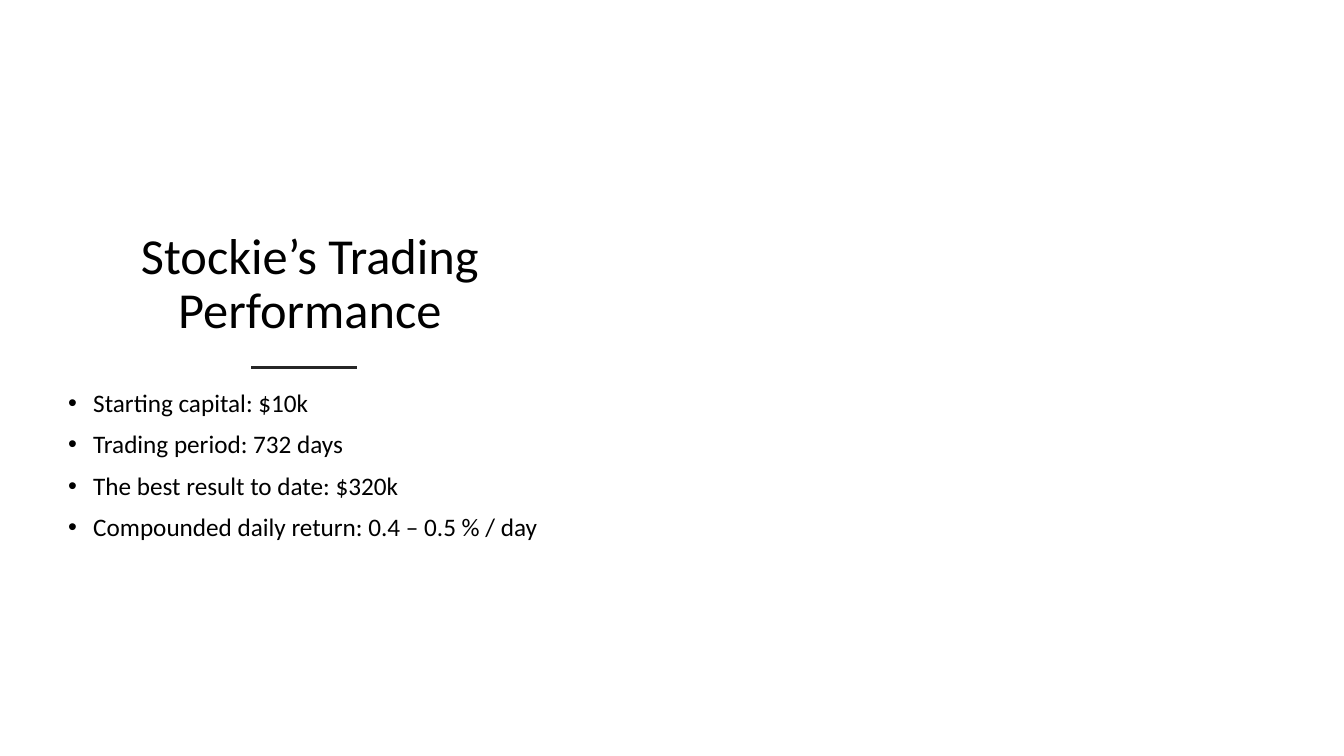
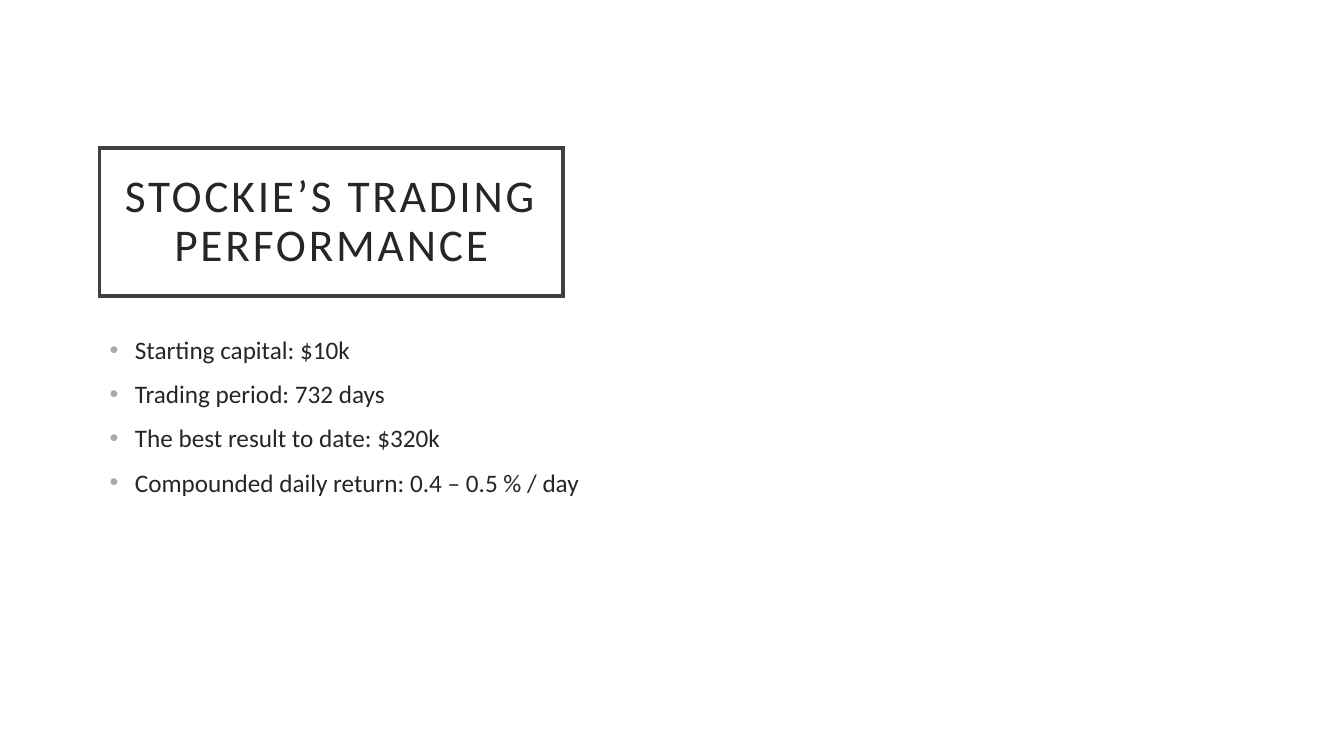
Before and after one commit to frkornet/Stock-Market-Final-Project, a slide deck: slide 7 of Final Project.pptx. Drawn at 1344x756 pixels with LibreOffice and Linux fonts; fonts in the diff are those of the drawing; background and template pictures are left out. Boxes give left, top, right and bottom in pixels: in the first picture for what was removed or moved away, otherwise in the second. Text is boxed around its words. In the diff, an @@ line names an element or a change of style, - is before the commit and + after.

```diff
--- a/Final Project.pptx
+++ b/Final Project.pptx
@@ freeform shape removed at bbox=[0, 110, 663, 756] @@
@@ title "STOCKIE’S TRADING PERFORMANCE": place and size @@
-title "STOCKIE’S TRADING PERFORMANCE" at bbox=[141, 238, 478, 329]
+title "STOCKIE’S TRADING PERFORMANCE" at bbox=[100, 148, 564, 296]
@@ title "STOCKIE’S TRADING PERFORMANCE" at bbox=[100, 148, 564, 296]: fill none to #FFFFFF; outline none to #404040 2.5 pt @@
@@ title at bbox=[125, 180, 535, 262]: text changed; size 36 to 32.4 pt; text colour #000000 to #262626 @@
-Stockie’s Trading Performance
+STOCKIE’S TRADING PERFORMANCE
@@ text "Starting capital: $10k": place and size @@
-text "Starting capital: $10k" at bbox=[93, 394, 537, 540]
+text "Starting capital: $10k" at bbox=[135, 341, 579, 496]
@@ text "Starting capital: $10k" at bbox=[135, 341, 579, 496]: text colour #000000 to #262626; line spacing 0.9 to 1 @@
@@ line removed from (252, 368) to (355, 368) @@
```
Also in this commit, not shown: 9 other slides changed, 7 other files.
